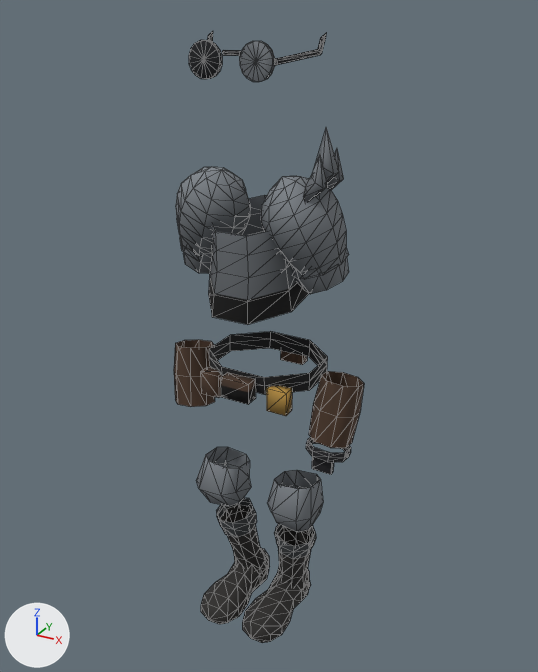
Renders of the glTF model public/assets/lab/goblin-kit.gltf from each side of a commit.
Camera for both pictures: a 50 mm lens placed at (0.618, -1.132, 1.3), pointed at (0.0, -0.009, 0.738). Lighting does not change. The marker at lower left points along +X, +Y and +Z. The first picture is the older version. Mesh edges are drawn as thin lines. Vertices at exactly the same position are counted once.
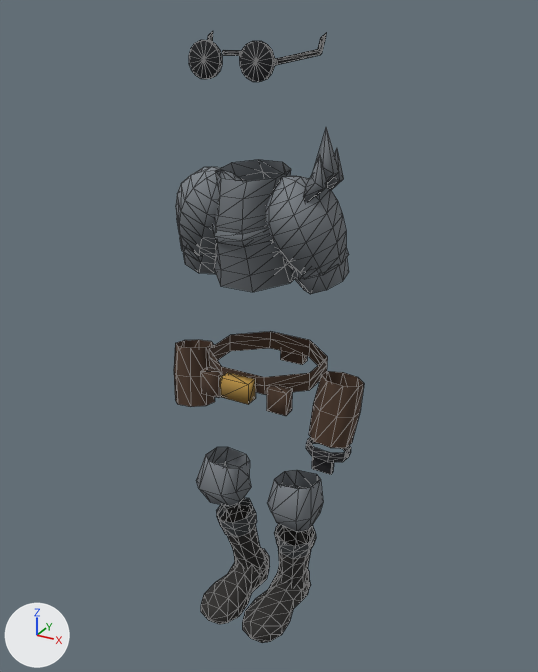
Where the change shows, as pixel boxes [x1, y1, x2, y2] in the pictures (538 x 672 px):
```json
{"part": 1, "of": "me_mesh_0", "change": "rebuilt", "before": [209, 195, 309, 325], "after": [213, 221, 294, 292]}
{"part": 2, "of": "me_mesh_0", "change": "added", "after": [215, 159, 291, 246]}
{"part": 3, "of": "me_mesh_0", "change": "surface changed", "before": [209, 41, 328, 416], "after": [209, 41, 328, 416]}
```

Edits to the scene script, one JSON object a line:
```json
{"block": "me_mesh_0", "where": "# used by ob_mesh; location = (0.0, 0.0, 0.0)"}
{"op": "remove", "block": "me_mesh_0", "code": "me_mesh_0.from_pydata(...)  # 838 vertices, 1384 faces; spans x -0.195..0.195, y -0.172..0.109, z 0.119..1.267"}
{"op": "add", "block": "me_mesh_0", "code": "me_mesh_0.from_pydata(...)  # 886 vertices, 1464 faces; spans x -0.195..0.195, y -0.172..0.109, z 0.119..1.267"}
{"block": "me_mesh_0", "change": "me_mesh_0 part 1: the loose piece of 40 vertices spanning x -0.084..0.084, y -0.145..0.074, z 0.818..0.993 is rebuilt with 48 vertices and now spans x -0.076..0.076, y -0.145..0.047, z 0.868..0.998"}
{"block": "me_mesh_0", "change": "me_mesh_0 part 2: a new loose piece of 40 vertices spanning x -0.059..0.059, y -0.141..0.029, z 0.949..1.062, in mat_iron (picture img_image_0)"}
{"block": "me_mesh_0", "change": "me_mesh_0 part 3: 312 kept faces spanning x -0.107..0.107, y -0.136..0.109, z 0.641..1.267 get new texture (UV) coordinates"}
```
